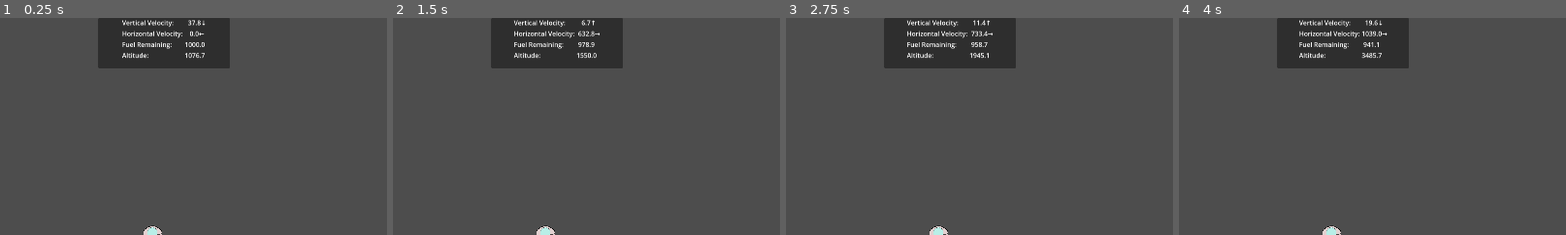
Above: before the commit, frames 1-4 (left to right).
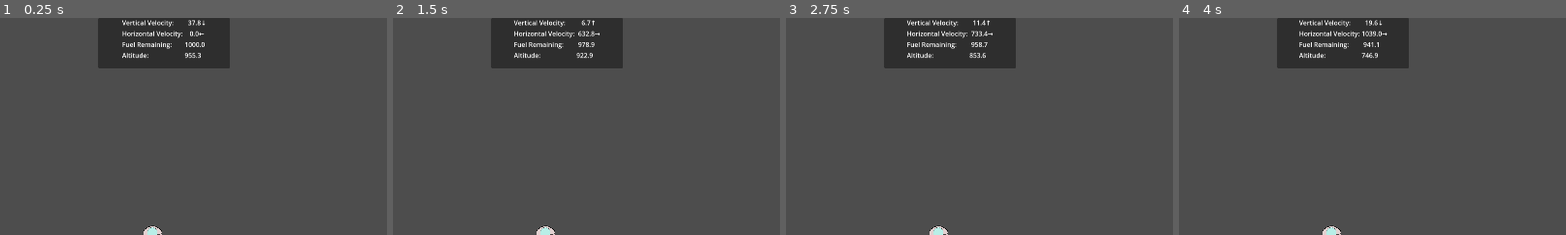
Above: after the commit, the same moments.

Repository: BriarSMC/LunarLander
Game: Godot game, scene res://scenes/start_level.tscn
Two runs of this game, one before a commit and one after it. Both use one fixed random seed, a clock stepped at 60 frames per second and the inputs below.
Inputs:
- Up to frame 1 (0.25 s): no input
- Up to frame 2 (1.5 s): tap Enter at 0.5 s; hold Right (go_right) 0.53-1.28 s; hold Space (engine_control) 0.53-1.28 s; hold Left (go_left) from 1.28 s (still down); tap Space (engine_control) at 1.35 s
- Up to frame 3 (2.75 s): release Left (go_left) at 2.03 s; hold Right (go_right) from 2.03 s (still down); hold Space (engine_control) from 2.03 s (still down)
- Up to frame 4 (4 s): release Space (engine_control) at 2.78 s; tap Space (engine_control) at 2.85 s; tap Enter at 3.5 s; release Right (go_right) at 3.53 s; hold Left (go_left) from 3.53 s (still down); hold Space (engine_control) from 3.53 s (still down)
The pictures show only the part of the screen within x 30-80%, y 0-50%; the shares and areas given below are measured in that part.

The runs differ from the first frame. In frame 1, less than 0.1% of the frame differs, in the area x 47-53%, y 16-19%; in frame 2, less than 0.1%; in frame 3, less than 0.1%; in frame 4, less than 0.1%.

Commit message:
fix altimeter collision mask

Diff:
--- a/project.godot
+++ b/project.godot
@@ -58,3 +58,10 @@
 , Object(InputEventKey,"resource_local_to_scene":false,"resource_name":"","device":-1,"window_id":0,"alt_pressed":false,"shift_pressed":false,"ctrl_pressed":false,"meta_pressed":false,"pressed":false,"keycode":0,"physical_keycode":68,"key_label":0,"unicode":100,"echo":false,"script":null)
 ]
 }
+
+[layer_names]
+
+2d_physics/layer_1="Lander"
+2d_physics/layer_2="Struts"
+2d_physics/layer_3="Body"
+2d_physics/layer_4="Terrain"
--- a/scenes/lander.tscn
+++ b/scenes/lander.tscn
@@ -60,6 +60,7 @@
 [node name="Altimeter" type="RayCast2D" parent="."]
 position = Vector2(0, 26)
 target_position = Vector2(0, 10000)
+collision_mask = 8
 script = ExtResource("3_pch7y")
 
 [connection signal="body_entered" from="DetectLanding" to="." method="_on_detect_landing_body_entered"]
--- a/scenes/start_level.tscn
+++ b/scenes/start_level.tscn
@@ -1,28 +1,26 @@
-[gd_scene load_steps=4 format=3 uid="uid://s4scnptdtbjt"]
+[gd_scene load_steps=5 format=3 uid="uid://s4scnptdtbjt"]
 
 [ext_resource type="PackedScene" uid="uid://ra0pwppdahxo" path="res://scenes/terrain.tscn" id="1_2dkyr"]
 [ext_resource type="PackedScene" uid="uid://8sy5ghc53xc1" path="res://scenes/lander.tscn" id="1_6fapf"]
 [ext_resource type="PackedScene" uid="uid://cqci6ggmavg16" path="res://scenes/hud.tscn" id="2_w431u"]
+[ext_resource type="Script" path="res://scripts/camera2d.gd" id="3_gkxik"]
 
 [node name="StartLevel" type="Node2D"]
 
 [node name="Terrain" parent="." instance=ExtResource("1_2dkyr")]
 
-[node name="Lander" parent="." node_paths=PackedStringArray("hud", "terrain") instance=ExtResource("1_6fapf")]
+[node name="Lander" parent="." node_paths=PackedStringArray("hud", "terrain", "camera") instance=ExtResource("1_6fapf")]
 editor_description = "Lander Custom sObject"
 position = Vector2(1075, 29)
 mass = 10.0
 gravity_scale = 0.167
-max_vertical_velocity = 400.0
-max_horizontal_velocity = 100.0
-fuel_on_board = 1000.0
-engine_burn_rate = 20.0
-directional_burn_rate = 5.0
 directional_thrust = 200.0
 engine_thrust = 50000.0
 hud = NodePath("../HUD")
 terrain = NodePath("../Terrain")
+camera = NodePath("Camera2D")
 
 [node name="Camera2D" type="Camera2D" parent="Lander"]
+script = ExtResource("3_gkxik")
 
 [node name="HUD" parent="." instance=ExtResource("2_w431u")]
--- a/scripts/altimeter.gd
+++ b/scripts/altimeter.gd
@@ -22,10 +22,13 @@
 
 # public variables
 
+var distance: float
+
 # private variables
 
 var _hud: CanvasLayer
 var _active := true
+var _collision_point := Vector2.ZERO
 
 # onready variables
 
@@ -63,12 +66,21 @@
 # Step 1
 	if !_active: return
 # Step 2
-	var origin = global_position
+	var origin = get_parent().global_position
 	var collision_point = get_collision_point()
-	var distance = origin.distance_to(collision_point)
+	if collision_point != _collision_point:
+		_collision_point = collision_point
+		queue_redraw()
+	var _distance = origin.distance_to(collision_point)
 # Step 3
-	_hud.hud_altitude_changed.emit(float(distance))
+	distance = _distance
+	printt(distance, get_parent().position, collision_point)
+	_hud.hud_altitude_changed.emit(float(_distance))
 
+
+func _draw():
+	draw_circle(_collision_point, 0.1, Color.RED)
+	draw_circle(get_parent().position, .1, Color.GREEN)
 
 # Built-in Signal Callbacks
 
--- /dev/null
+++ b/scripts/camera2d.gd
@@ -0,0 +1,87 @@
+class_name Camera
+extends Camera2D
+
+
+#region Description
+# <description>
+#endregion
+
+
+#region signals, enums, constants, variables, and such
+
+# signals
+
+signal zoom_in
+signal zoom_out
+
+# enums
+
+# constants
+
+# exports (The following properties must be set in the Inspector by the designer)
+
+# public variables
+
+# private variables
+
+# onready variables
+
+#endregion
+
+
+# Virtual Godot methods
+
+# _ready()
+# Called when node is ready
+#
+# Parameters
+#		None
+# Return
+#		None
+#==
+# Connect to our signals
+func _ready() -> void:
+	zoom_in.connect(zoom_camera_in)
+	zoom_out.connect(zoom_camera_out)
+
+
+# Built-in Signal Callbacks
+
+
+# Custom Signal Callbacks
+
+# zoom_camera_in()
+# Zoom the camera in
+#
+# Parameters
+#	None
+# Return
+#	None
+#==
+# What the code is doing (steps)
+func zoom_camera_in(params) -> void:
+	var tween = get_tree().create_tween()
+	tween.tween_property(self, "zoom", Vector2(3.0, 3.0), 1.0)
+
+
+# zoom_camera_out()
+# Zoom the camera out
+#
+# Parameters
+#	None
+# Return
+#	None
+#==
+# What the code is doing (steps)
+func zoom_camera_out(params) -> void:
+	var tween = get_tree().create_tween()
+	tween.tween_property(self, "zoom", Vector2(1.0, 1.0), 1.0)
+
+
+# Public Methods
+
+
+# Private Methods
+
+
+# Subclasses
--- a/scripts/lander.gd
+++ b/scripts/lander.gd
@@ -46,11 +46,13 @@
 @export var directional_burn_rate := 5.0
 @export var directional_thrust := 10.0
 @export var engine_thrust := 50.0
+@export var zoom_altitude := 1000.0
 # Instead of finding the node at runtime we assign the node's pointer
 # with the Editor Inspector. From the scene containing Lander drag the
 # node to this exposed variable.
 @export var hud: CanvasLayer
 @export var terrain: StaticBody2D
+@export var camera: Camera2D
 
 # public variables
 
@@ -106,7 +108,6 @@
 	previous_velocity = linear_velocity
 # Step 3
 	_maneuver(delta)
-	_scroll_screen()
 # Step 4
 	hud.emit_signal("hud_velocity_fuel_changed", previous_velocity, fuel_remaining)
 # Step 5
@@ -231,6 +232,7 @@
 # Step 3: Check for thrusters on. If so,
 #	o Apply force laterally
 #	o Deplete fuel accordingly
+# Step 4: Zoom camera if needed
 func _maneuver(delta) -> void:
 # Step 1
 	if engines_shutdown: return
@@ -243,6 +245,11 @@
 	if  thrusters != 0.0:
 		apply_central_impulse(Vector2(thrusters * directional_thrust, 0.0))
 		fuel_remaining -= directional_burn_rate * delta
+# Step 4
+	if $Altimeter.distance < zoom_altitude and camera.zoom.x == 1.0:
+		camera.zoom_in.emit()
+	if $Altimeter.distance >= zoom_altitude and camera.zoom.x != 1.0:
+		camera.zoom_out.emit()
 
 
 # _check_lander_state() -> enum:
